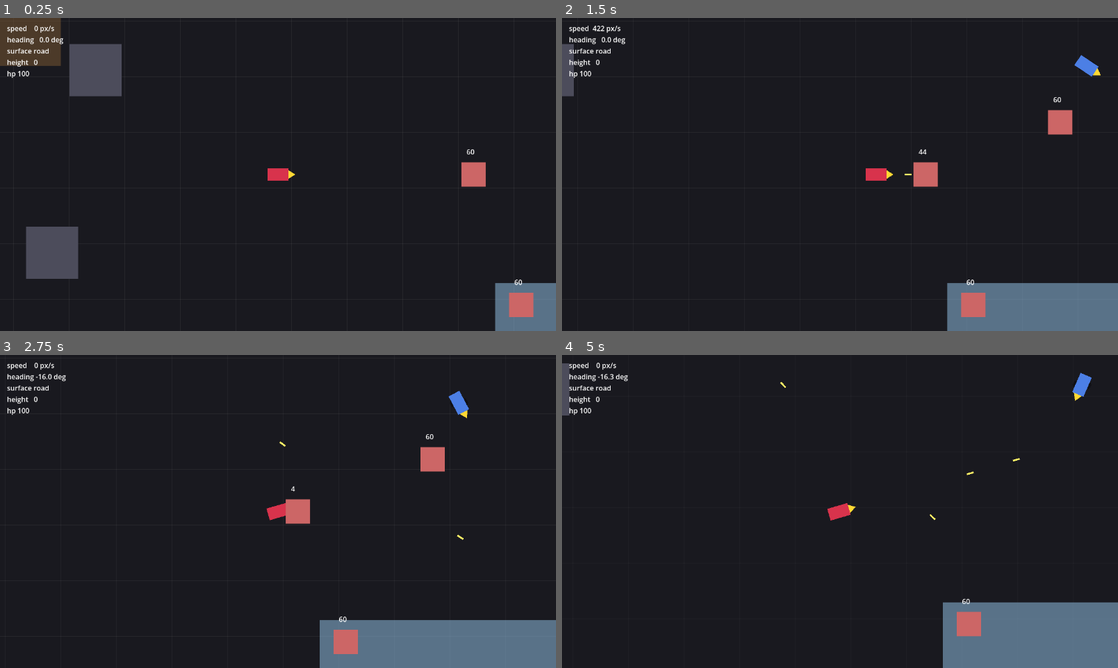
Above: before the commit, frames 1-4 (two rows, left to right).
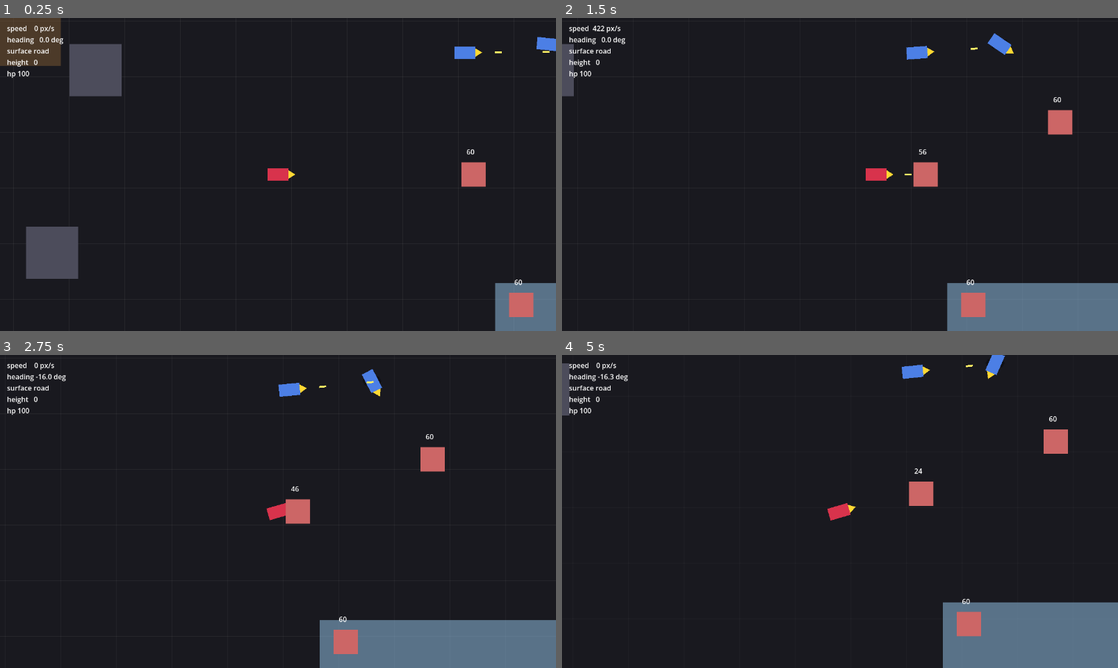
Above: after the commit, the same moments.

Repository: b3p3k0/bentchrome
Game: Godot game, scene res://levels/arena/arena.tscn
Same seed, same stepped clock (60 frames per second), same inputs: the game is played once before the commit and once after it.
Inputs (mouse positions are in pixels of both pictures, inside the frame that each line leads up to):
- Up to frame 1 (0.25 s): no input
- Up to frame 2 (1.5 s): tap Enter (ui_accept) at 0.5, 0.77 s; move the mouse to (812, 237) at 0.52 s; hold W (move_up) 0.53-1.25 s; click (812, 237) at 0.6 s; drag from (1006, 221) to (878, 174) at 1.27 s
- Up to frame 3 (2.75 s): move the mouse to (111, 464) at 2.02 s; hold A (move_left) from 2.03 s (still down); right-click (111, 464) at 2.1 s; click (111, 464) at 2.3 s
- Up to frame 4 (5 s): release A (move_left) at 2.75 s; drag from (867, 511) to (1029, 542) at 2.77 s; move the mouse to (756, 433) at 3.52 s; hold S (move_down) 3.53-4.25 s; tap K at 3.6 s; tap Enter (ui_accept) at 3.77 s; click (756, 433) at 3.8 s; drag from (962, 495) to (801, 414) at 4.27 s

The runs differ from the first frame. In frame 1, 0.3% of the frame differs, in the area x 81-100%, y 6-14%; in frame 2, 0.5%; in frame 3, 0.5%; in frame 4, 1.3%, in the area x 39-96%, y 0-53%.

Commit message:
Phase 2: free-for-all combat (no teams) + MG balance
Rework to free-for-all per design: projectiles damage anyone with Health except their own shooter — no team immunity. Vehicles join a shared 'vehicles' group and the placeholder EnemyDriver targets the nearest OTHER vehicle (player or another enemy), so enemies fight each other too. MG is chip damage (2/hit) for everyone; enemy fire rate ~90% of the player's (11 vs 12). Reposition the two arena enemies to engage each other. Document FFA in CLAUDE.md.

Co-Authored-By: Claude Opus 4.8 <noreply@anthropic.com>

Diff:
--- a/environment/target_dummy.gd
+++ b/environment/target_dummy.gd
@@ -1,9 +1,6 @@
 extends StaticBody2D
 ## A stationary target with Health, for combat testing. Shows its HP and frees
-## itself on death. Faction "enemies" so the player damages it and enemy fire
-## passes through.
-
-@export var faction: StringName = &"enemies"
+## itself on death. Free-for-all, so anyone's fire damages it.
 
 @onready var _health: Health = $Health
 @onready var _label: Label = $Label
--- a/levels/arena/arena.tscn
+++ b/levels/arena/arena.tscn
@@ -77,10 +77,10 @@
 [node name="Vehicle" parent="." instance=ExtResource("2_veh")]
 
 [node name="Enemy1" parent="." instance=ExtResource("6_enemy")]
-position = Vector2(820, -250)
+position = Vector2(430, -280)
 
 [node name="Enemy2" parent="." instance=ExtResource("6_enemy")]
-position = Vector2(-250, -650)
+position = Vector2(620, -300)
 
 [node name="Dummy1" parent="." instance=ExtResource("5_dummy")]
 position = Vector2(450, 0)
--- a/vehicles/drivers/enemy_driver.gd
+++ b/vehicles/drivers/enemy_driver.gd
@@ -1,23 +1,30 @@
 class_name EnemyDriver
 extends Driver
-## Placeholder enemy behavior for Phase 2 faction testing: turn toward the
-## player and fire the machine gun when roughly aimed. It does not drive yet —
-## real archetypes (movement, flanking, retreat) arrive in Phase 3.
-
-var _player: Node2D = null
-
-func _ready() -> void:
-	await get_tree().process_frame
-	_player = get_tree().get_first_node_in_group(&"player") as Node2D
+## Placeholder free-for-all behavior: turn toward the nearest OTHER vehicle
+## (player or another enemy) and fire the MG when roughly aimed. Stationary for
+## now — real archetypes (movement, threat scoring) arrive in Phase 3.
 
 func get_intent(vehicle, _delta: float) -> Dictionary:
-	if _player == null or not is_instance_valid(_player):
+	var target := _nearest_other(vehicle)
+	if target == null:
 		return {"throttle": 0.0, "steer": 0.0, "fire_mg": false, "fire_special": false}
-	var to_player: Vector2 = _player.global_position - vehicle.global_position
-	var diff := wrapf(to_player.angle() - vehicle.heading, -PI, PI)
+	var to_target: Vector2 = target.global_position - vehicle.global_position
+	var diff := wrapf(to_target.angle() - vehicle.heading, -PI, PI)
 	return {
 		"throttle": 0.0,
 		"steer": clampf(diff * 2.0, -1.0, 1.0),
 		"fire_mg": absf(diff) < 0.22,
 		"fire_special": false,
 	}
+
+func _nearest_other(vehicle) -> Node2D:
+	var best: Node2D = null
+	var best_dist := INF
+	for v in vehicle.get_tree().get_nodes_in_group(&"vehicles"):
+		if v == vehicle:
+			continue
+		var d: float = vehicle.global_position.distance_to(v.global_position)
+		if d < best_dist:
+			best_dist = d
+			best = v
+	return best
--- a/vehicles/enemy_vehicle.tscn
+++ b/vehicles/enemy_vehicle.tscn
@@ -11,8 +11,7 @@
 script = ExtResource("2_edrv")
 
 [node name="MachineGunMount" parent="." index="6"]
-fire_rate = 2.5
-damage = 4.0
+fire_rate = 11.0
 
 [node name="Camera2D" parent="." index="8"]
 enabled = false
--- a/vehicles/vehicle.gd
+++ b/vehicles/vehicle.gd
@@ -5,6 +5,7 @@
 ## differ. The body stays axis-aligned (so a child Camera2D never spins); only
 ## the Visual rotates. Fake depth lifts the Visual and shrinks the Shadow; ramps
 ## launch the car. The machine gun fires from the muzzle along the heading.
+## Combat is free-for-all: faction is identity only, not damage immunity.
 
 @export_group("Identity")
 @export var faction: StringName = &"player"
@@ -31,7 +32,8 @@
 @onready var _health: Health = $Health
 
 func _ready() -> void:
-	add_to_group(faction)
+	add_to_group(faction)        # "player" or "enemies" — identity
+	add_to_group(&"vehicles")    # every combatant, for free-for-all targeting
 	($Visual/Body as Polygon2D).color = body_color
 	if _health:
 		_health.died.connect(_on_died)
@@ -48,7 +50,7 @@
 	_visual.rotation = heading
 	_update_depth(delta)
 	if _mg_mount and _muzzle and intent.get("fire_mg", false):
-		_mg_mount.try_fire(_muzzle.global_position, Vector2.RIGHT.rotated(heading), self, faction)
+		_mg_mount.try_fire(_muzzle.global_position, Vector2.RIGHT.rotated(heading), self)
 
 func _update_depth(delta: float) -> void:
 	if height > 0.0 or vz != 0.0:
--- a/weapons/projectile.gd
+++ b/weapons/projectile.gd
@@ -1,27 +1,25 @@
 class_name Projectile
 extends Area2D
-## A straight-line projectile. Travels along its velocity and damages the first
-## hostile, Health-bearing body it hits. Passes through its shooter and allies
-## (same faction); despawns on a hostile hit, a wall, or its lifetime.
+## A straight-line projectile. Damages the first Health-bearing body it hits —
+## anyone except its own shooter. This is a free-for-all: there are no teams,
+## so the only immunity is to your own fire. Despawns on hit, wall, or lifetime.
 
 @export var lifetime := 1.2
 
 var velocity := Vector2.ZERO
-var damage := 8.0
+var damage := 2.0
 var shooter: Node = null
-var friendly_faction: StringName = &""
 var _age := 0.0
 
 func _ready() -> void:
 	body_entered.connect(_on_body_entered)
 
-func setup(p_pos: Vector2, p_dir: Vector2, p_speed: float, p_damage: float, p_shooter: Node, p_faction: StringName) -> void:
+func setup(p_pos: Vector2, p_dir: Vector2, p_speed: float, p_damage: float, p_shooter: Node) -> void:
 	global_position = p_pos
 	rotation = p_dir.angle()
 	velocity = p_dir * p_speed
 	damage = p_damage
 	shooter = p_shooter
-	friendly_faction = p_faction
 
 func _physics_process(delta: float) -> void:
 	global_position += velocity * delta
@@ -30,17 +28,13 @@
 		queue_free()
 
 func _on_body_entered(body: Node) -> void:
-	if body == shooter or _is_friendly(body):
+	if body == shooter:
 		return
 	var health := _find_health(body)
 	if health:
 		health.take_damage(damage)
 	queue_free()
 
-func _is_friendly(body: Node) -> bool:
-	var f: Variant = body.get("faction")
-	return f != null and f == friendly_faction
-
 func _find_health(body: Node) -> Health:
 	for child in body.get_children():
 		if child is Health:
--- a/weapons/weapon_mount.gd
+++ b/weapons/weapon_mount.gd
@@ -1,10 +1,10 @@
 class_name WeaponMount
 extends Node
 ## Fires projectiles at a fixed rate in a given direction. The machine gun uses
-## one of these; specials reuse it with different data (WeaponDef) later.
+## one of these (low chip damage); specials reuse it with different data later.
 
 @export var fire_rate := 12.0          # shots per second
-@export var damage := 8.0
+@export var damage := 2.0              # chip damage — MG takes many hits to kill
 @export var projectile_speed := 1100.0
 @export var projectile_scene: PackedScene
 
@@ -14,10 +14,10 @@
 	if _cooldown > 0.0:
 		_cooldown -= delta
 
-func try_fire(origin: Vector2, direction: Vector2, shooter: Node, faction: StringName) -> void:
+func try_fire(origin: Vector2, direction: Vector2, shooter: Node) -> void:
 	if _cooldown > 0.0 or projectile_scene == null:
 		return
 	_cooldown = 1.0 / fire_rate
 	var p := projectile_scene.instantiate() as Projectile
 	get_tree().current_scene.add_child(p)
-	p.setup(origin, direction, projectile_speed, damage, shooter, faction)
+	p.setup(origin, direction, projectile_speed, damage, shooter)
Not shown, changed: CLAUDE.md
